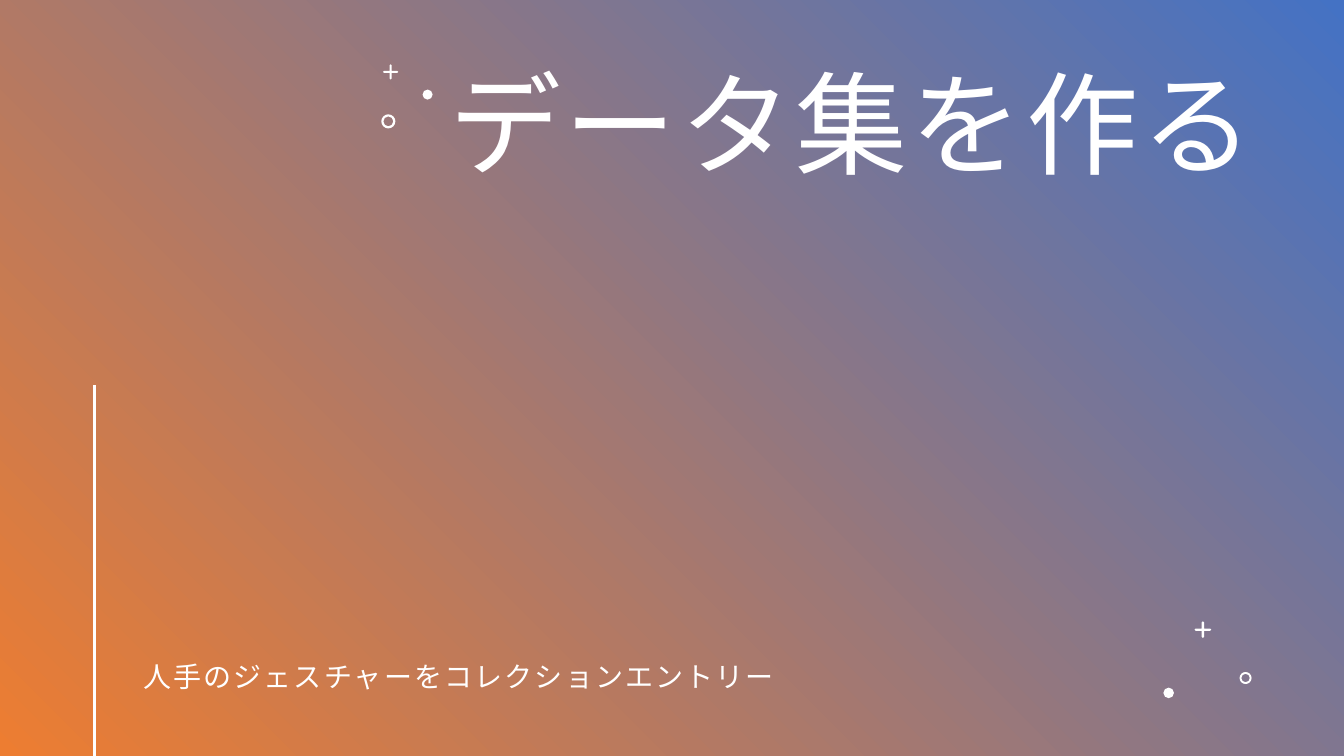
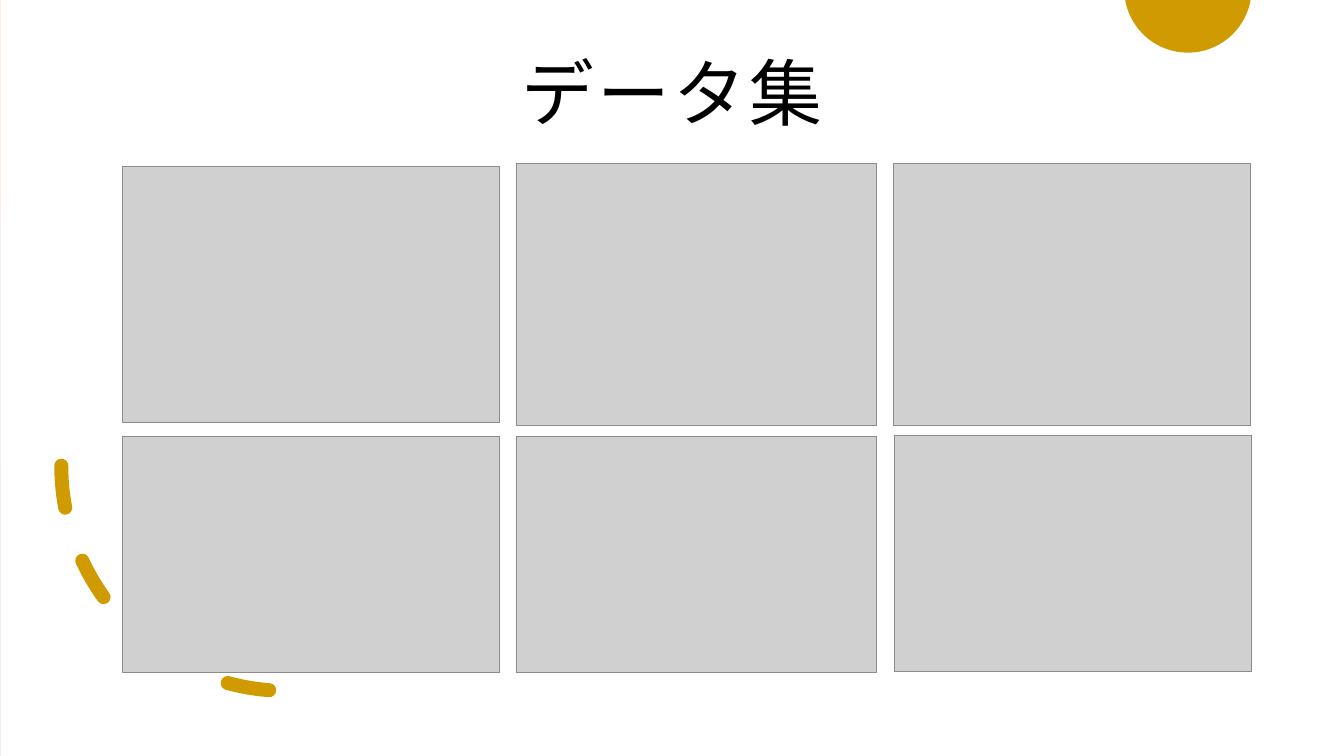
Before and after one commit to YIFAN-888/GRP_1, a slide deck: slide 6 of presentation/Panda AI.pptx (slide 5 before the commit). Drawn at 1344x756 pixels with LibreOffice and Linux fonts; fonts in the diff are those of the drawing; grey boxes stand for pictures. Boxes give left, top, right and bottom in pixels: in the first picture for what was removed or moved away, otherwise in the second. Text is boxed around its words. In the diff, an @@ line names an element or a change of style, - is before the commit and + after.

```diff
--- a/presentation/Panda AI.pptx
+++ b/presentation/Panda AI.pptx
@@ rectangle at bbox=[0, 0, 1344, 756]: fill gradient #4472C4 to #ED7D31 to #FFFFFF @@
@@ freeform shape added at bbox=[1125, 0, 1250, 52], fill #CF9B00 @@
@@ title "データ集" at bbox=[521, 58, 822, 126]: vertical alignment top to middle @@
@@ title at bbox=[521, 58, 822, 126]: text changed; size 80 to 52 pt; text colour #FFFFFF to #000000 @@
-データ集を作る
+データ集
@@ freeform shape removed at bbox=[383, 65, 398, 80] @@
@@ freeform shape removed at bbox=[381, 114, 395, 128] @@
@@ freeform shape removed at bbox=[422, 90, 433, 100] @@
@@ picture added at bbox=[122, 166, 499, 422] @@
@@ picture added at bbox=[516, 164, 876, 426] @@
@@ picture added at bbox=[894, 164, 1251, 426] @@
@@ arc (boxed as its full ellipse) added at bbox=[62, 241, 512, 692], outline #CF9B00 10 pt dashed @@
@@ line removed from (95, 386) to (95, 755) @@
@@ picture added at bbox=[122, 437, 499, 673] @@
@@ picture added at bbox=[516, 437, 876, 673] @@
@@ picture added at bbox=[895, 436, 1252, 671] @@
@@ freeform shape removed at bbox=[1195, 621, 1212, 638] @@
@@ text removed at bbox=[143, 664, 774, 690] @@
-人手のジェスチャーをコレクションエントリー
@@ freeform shape removed at bbox=[1164, 688, 1174, 698] @@
@@ freeform shape removed at bbox=[1240, 673, 1252, 685] @@
```
Also in this commit, not shown: 3 other slides changed, 5 slides added, 1 slide removed.
